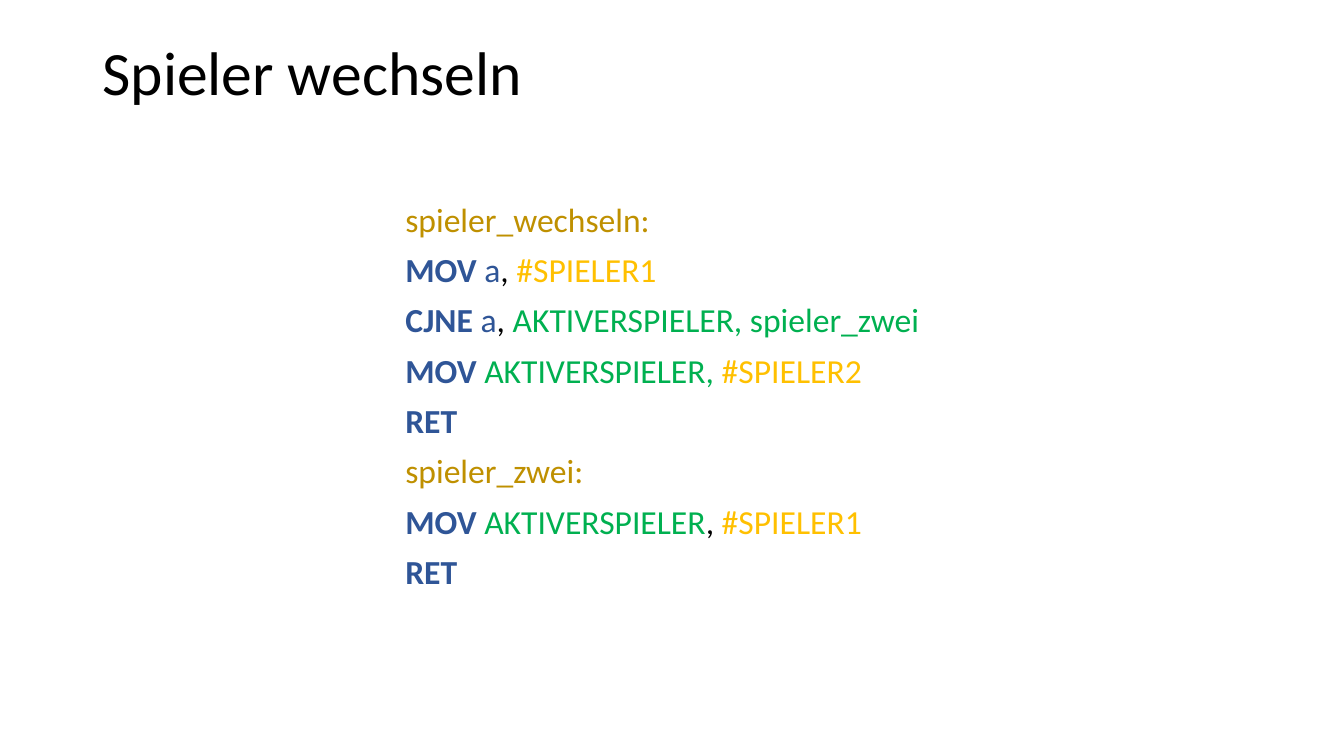
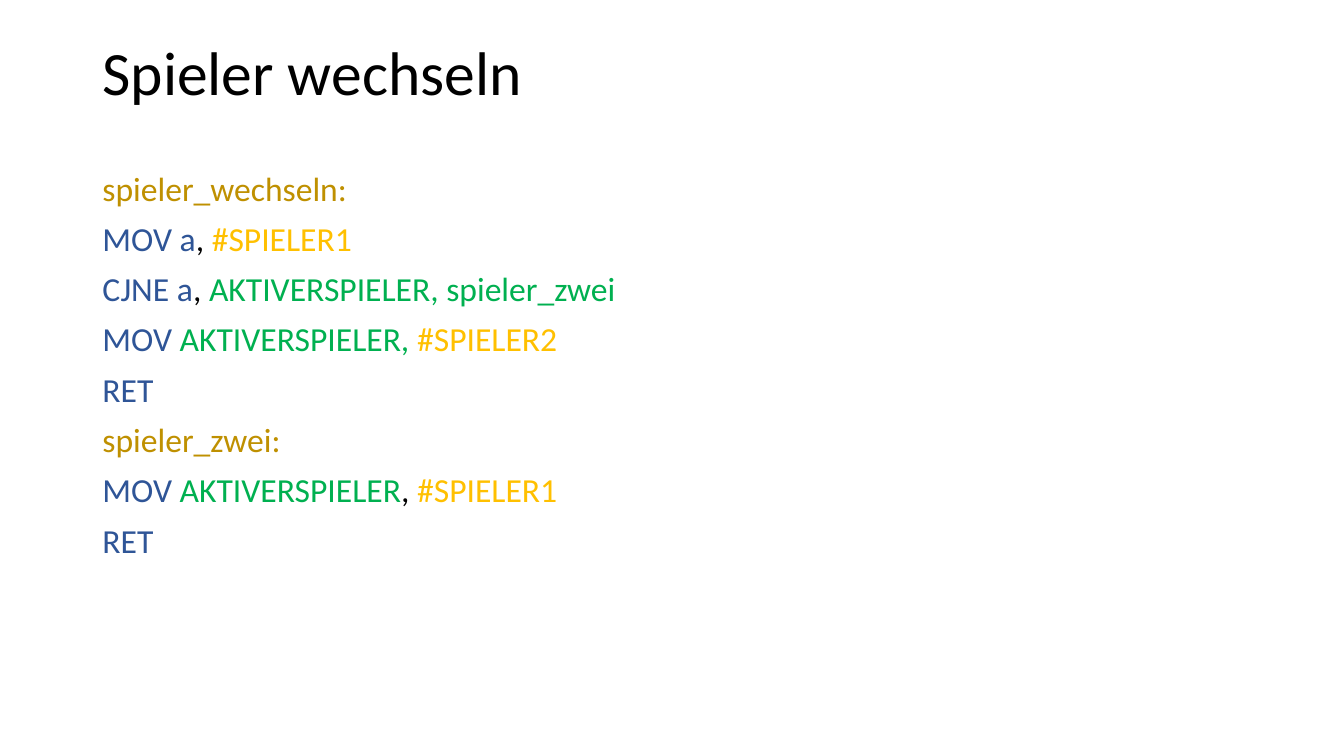
Before and after one commit to riesinger/8051-gewinnt, a slide deck: slide 12 of VierGewinnt.pptx (slide 11 before the commit). Drawn at 1344x756 pixels with LibreOffice and Linux fonts; fonts in the diff are those of the drawing. Boxes give left, top, right and bottom in pixels: in the first picture for what was removed or moved away, otherwise in the second. Text is boxed around its words. In the diff, an @@ line names an element or a change of style, - is before the commit and + after.

```diff
--- a/VierGewinnt.pptx
+++ b/VierGewinnt.pptx
@@ text "spieler_wechseln:": place and size @@
-text "spieler_wechseln:" at bbox=[405, 208, 919, 584]
+text "spieler_wechseln:" at bbox=[102, 177, 615, 553]
@@ text at bbox=[102, 228, 615, 553]: bold off in "MOV", "CJNE", "MOV", "RET" and 2 more places @@
```
Also in this commit, not shown: 6 other slides changed, 1 slide added, 1 slide removed.
